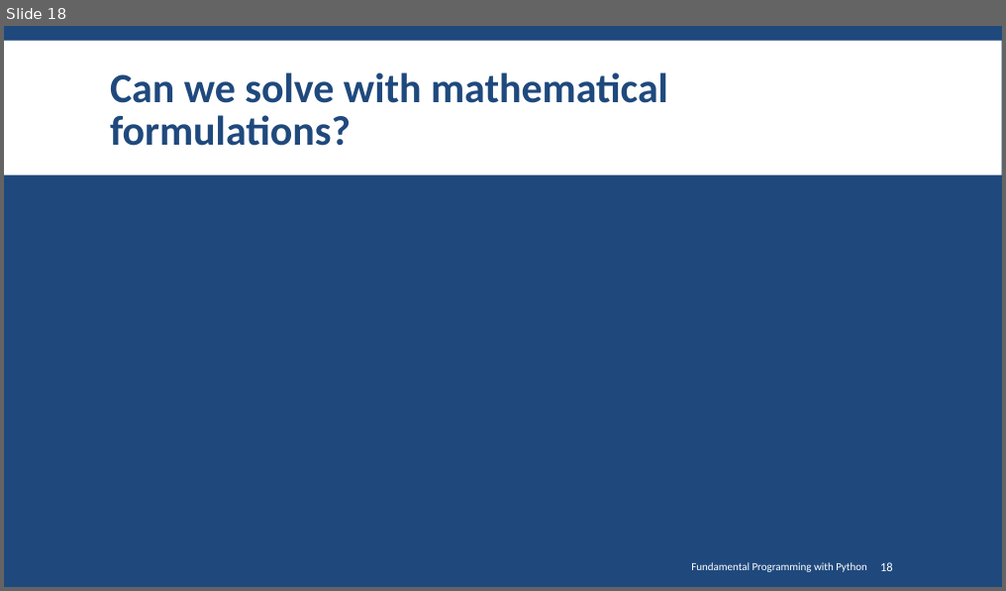
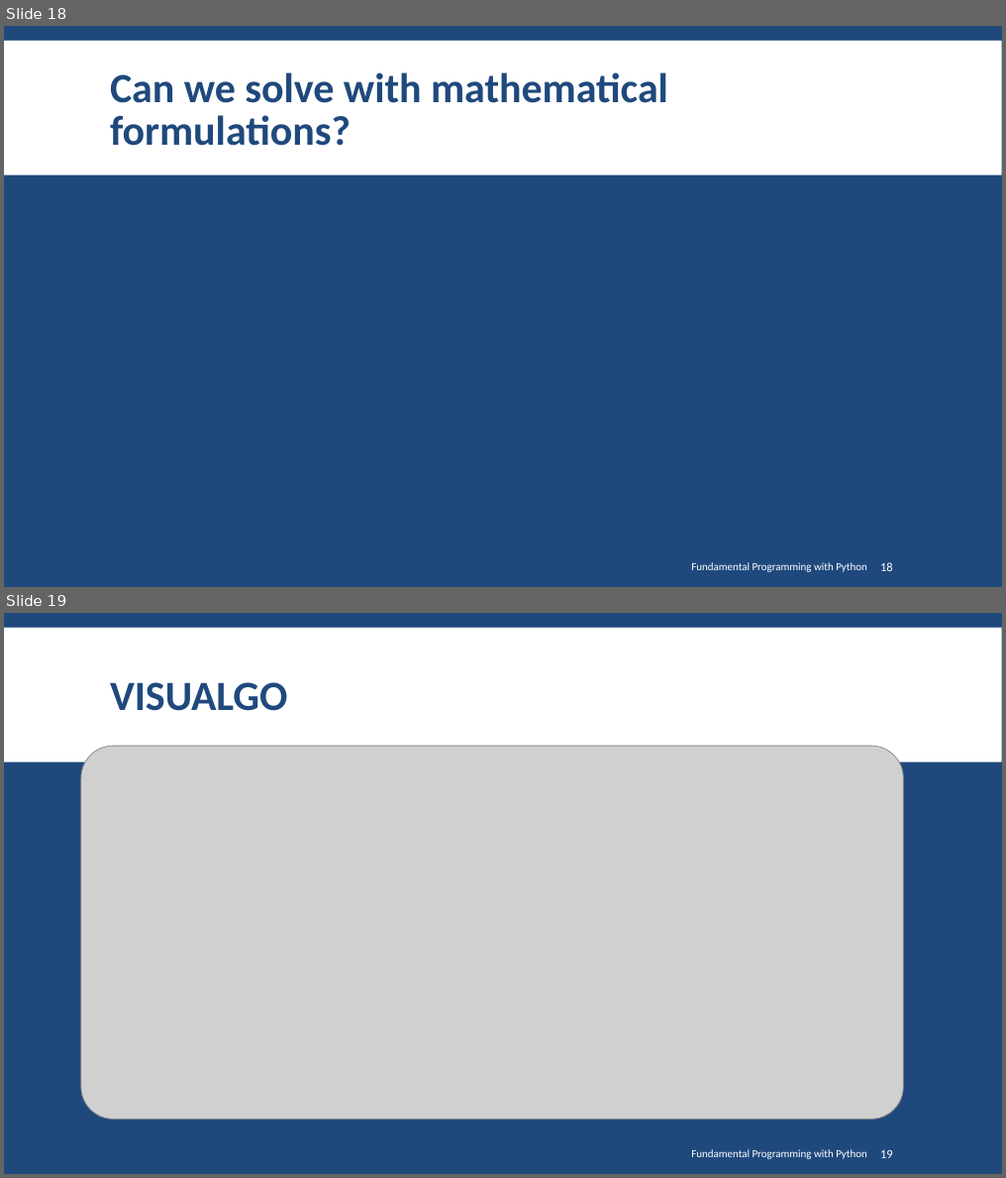
Before and after one commit to SharifPythonSpace/Course1401, a slide deck: Slide/10- Different General Methods in Algorithms Design.pptx. Shown one above the other, each under a label of ours: slide 18 before the commit, slides 18 and 19 after it. The pictures are 1006x591 and 1006x1178 pixels, drawn with LibreOffice and Linux fonts; fonts in the diff are those of the drawing; grey boxes stand for pictures; background and template pictures are left out. Boxes give left, top, right and bottom in pixels: in the first picture for what was removed or moved away, otherwise in the second. Text is boxed around its words. In the diff, an @@ line names an element or a change of style, - is before the commit and + after.

```diff
--- a/Slide/10- Different General Methods in Algorithms Design.pptx
+++ b/Slide/10- Different General Methods in Algorithms Design.pptx
@@ slide 19 added at (4, 613, 1002, 1174), background #1F497D; not listed: 1 template element that a slide beside it also shows @@
@@ title added at (110, 682, 288, 711), 40 pt, text #1F497D, bold @@
+VISUALGO
@@ picture added at (81, 746, 904, 1119) @@
@@ text added at (691, 1150, 867, 1159), 10.5 pt, text #FFFFFF @@
+Fundamental Programming with Python
@@ page number added at (880, 1151, 893, 1158), 12 pt, text #FFFFFF @@
+19
```
Also in this commit, not shown: 2 slides changed.
